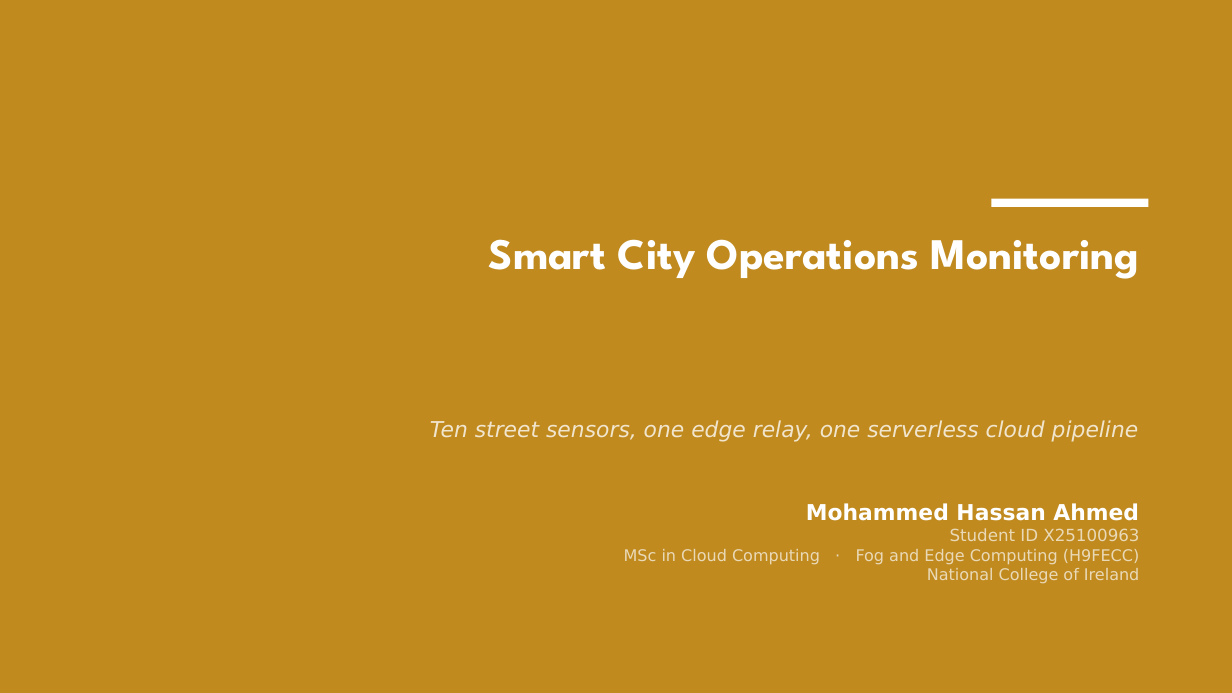
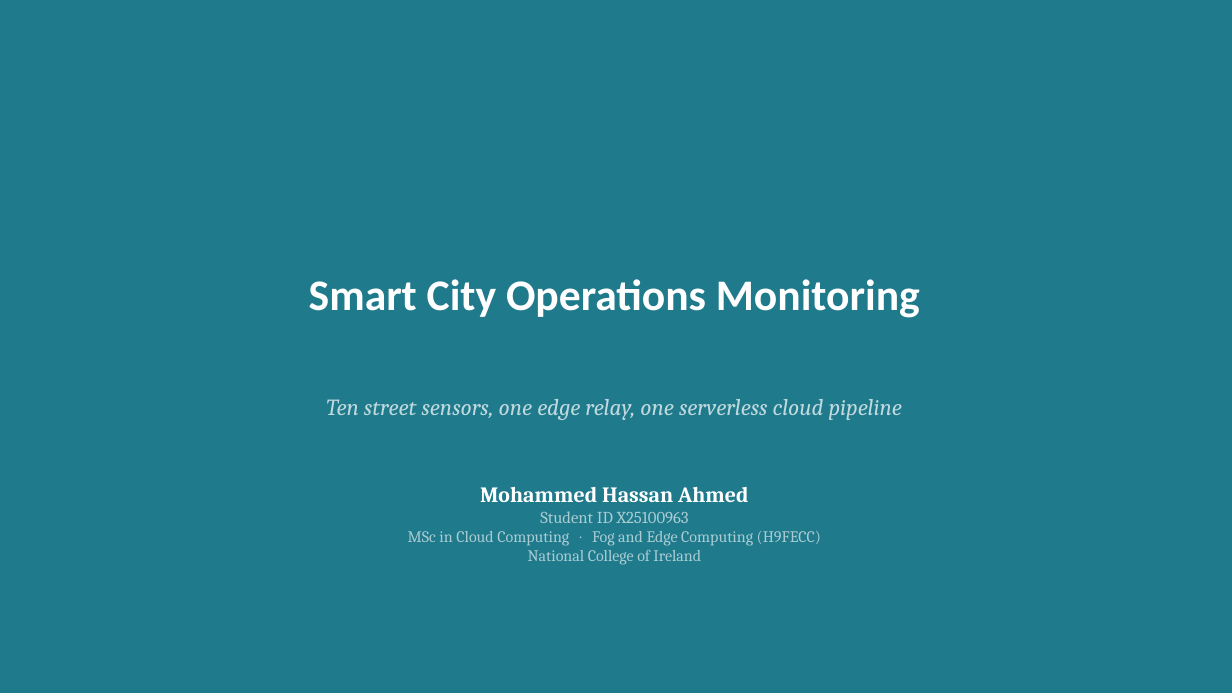
Before and after one commit to valletivarish/FEC_version_2, a slide deck: slide 1 of ppt/X25100963_smart-city-monitoring.pptx. Drawn at 1232x693 pixels with LibreOffice and Linux fonts; fonts in the diff are those of the drawing. Boxes give left, top, right and bottom in pixels: in the first picture for what was removed or moved away, otherwise in the second. Text is boxed around its words. In the diff, an @@ line names an element or a change of style, - is before the commit and + after.

Commit message:
Re-theme project 04 deck (teal band, badge-free) + all 8 unassigned spare decks to distinct new themes; clear bold highlighting

```diff
--- a/ppt/X25100963_smart-city-monitoring.pptx
+++ b/ppt/X25100963_smart-city-monitoring.pptx
@@ rectangle at (0,0,1232,693): fill #C08A1F to #1F7A8C @@
@@ text "Smart City Operations Monitoring": place and size @@
-text "Smart City Operations Monitoring" at (489,239,1140,279)
+text "Smart City Operations Monitoring" at (309,279,920,318)
@@ text "Smart City Operations Monitoring" at (309,279,920,318): font League Spartan to Calibri; alignment right to centre; vertical alignment top to middle @@
@@ rectangle removed at (992,199,1149,207) @@
@@ text "Ten street sensors, one edge ...": place and size @@
-text "Ten street sensors, one edge ..." at (430,420,1139,442)
+text "Ten street sensors, one edge ..." at (326,399,902,420)
@@ text "Ten street sensors, one edge ..." at (326,399,902,420): size 17 to 18 pt, font DejaVu Sans to Cambria, text colour #F1E5CD to #C0D9DE; alignment right to centre @@
@@ text "Mohammed Hassan Ahmed": place and size @@
-text "Mohammed Hassan Ahmed" at (624,503,1139,584)
+text "Mohammed Hassan Ahmed" at (408,487,821,565)
@@ text "Mohammed Hassan Ahmed" at (408,487,821,565): font DejaVu Sans to Cambria; text colour #EAD9B7 to #A9CCD3 in "Student ID X25100963", "MSc in Cloud Computing · Fog and ...", "National College of Ireland"; alignment right to centre @@
```
Also in this commit, not shown: 5 other slides changed, 9 other files.
